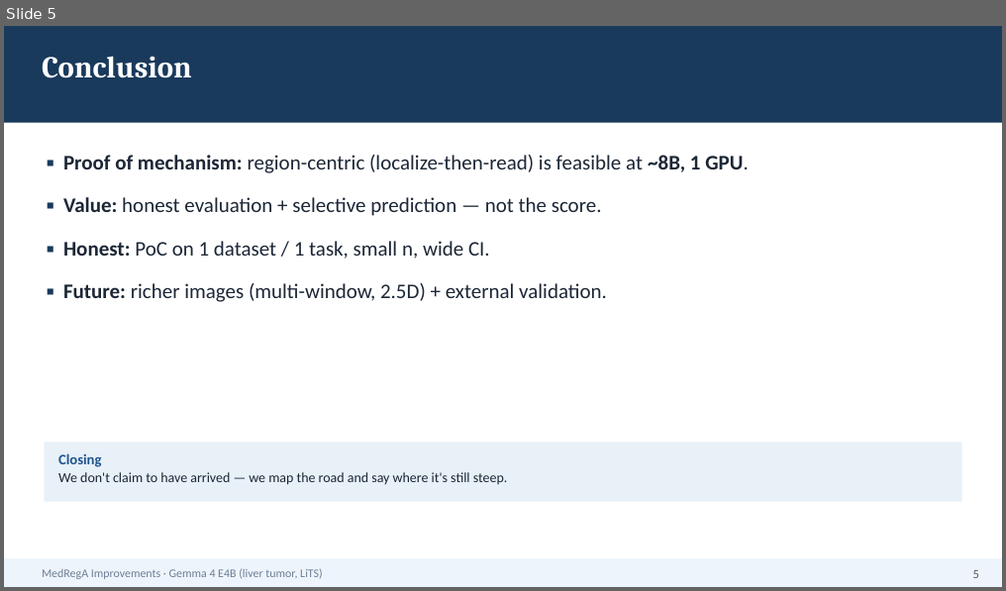
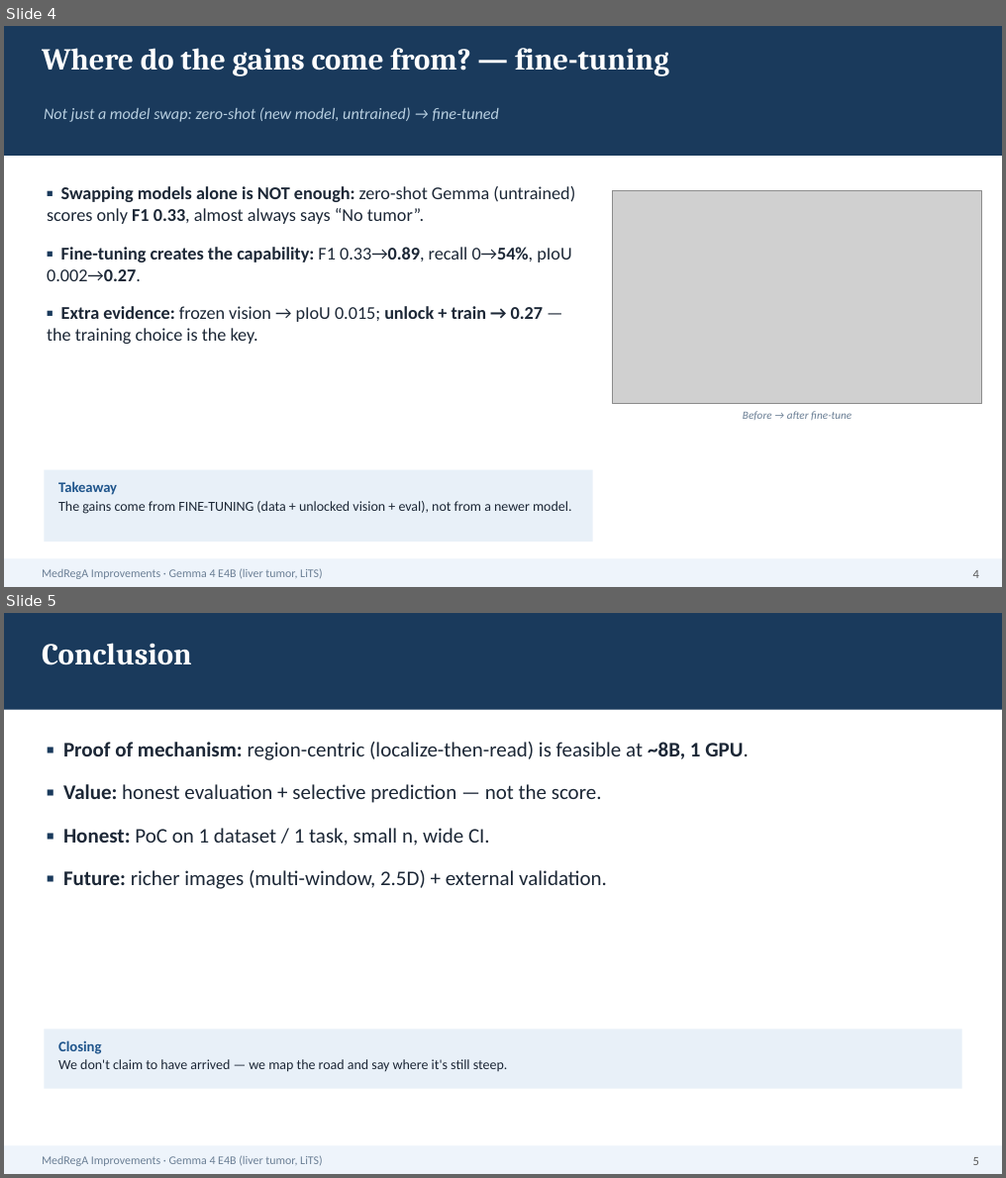
Before and after one commit to HatDuaa/medrega-liver-seminar, a slide deck: seminar/cai_tien/slides_5min_EN.pptx. Shown one above the other, each under a label of ours: slide 5 before the commit, slides 4 and 5 after it. The pictures are 1006x591 and 1006x1178 pixels, drawn with LibreOffice and Linux fonts; fonts in the diff are those of the drawing; grey boxes stand for pictures. Boxes give left, top, right and bottom in pixels: in the first picture for what was removed or moved away, otherwise in the second. Text is boxed around its words. In the diff, an @@ line names an element or a change of style, - is before the commit and + after.

```diff
--- a/seminar/cai_tien/slides_5min_EN.pptx
+++ b/seminar/cai_tien/slides_5min_EN.pptx
@@ slide 4 added at (x1=4, y1=26, x2=1002, y2=587), background #FFFFFF @@
@@ rectangle added at (x1=4, y1=26, x2=1002, y2=156), fill #1A3A5C @@
@@ text added at (x1=42, y1=48, x2=669, y2=76), 22 pt, text #FFFFFF, bold @@
+Where do the gains come from? — fine-tuning
@@ text added at (x1=44, y1=107, x2=499, y2=122), 11.5 pt, text #B8CFE0, italic @@
+Not just a model swap: zero-shot (new model, untrained) → fine-tuned
@@ text added at (x1=47, y1=186, x2=575, y2=344), 13 pt, text #1C2736 @@
+▪ Swapping models alone is NOT enough: zero-shot Gemma (untrained) scores only F1 0.33, almost always says “No tumor”.
+▪ Fine-tuning creates the capability: F1 0.33→0.89, recall 0→54%, pIoU 0.002→0.27.
+▪ Extra evidence: frozen vision → pIoU 0.015; unlock + train → 0.27 — the training choice is the key.
@@ picture added at (x1=613, y1=190, x2=982, y2=404) @@
@@ text added at (x1=743, y1=411, x2=851, y2=420), 8 pt, text #6B7F95, italic @@
+Before → after fine-tune
@@ rectangle added at (x1=44, y1=471, x2=593, y2=542), fill #E8F0F8 @@
@@ text added at (x1=58, y1=481, x2=572, y2=514), 10 pt, text #1C2736 @@
+Takeaway
+The gains come from FINE-TUNING (data + unlocked vision + eval), not from a newer model.
@@ rectangle added at (x1=4, y1=559, x2=1002, y2=587), fill #EEF4FB @@
@@ text added at (x1=42, y1=569, x2=323, y2=579), 8.5 pt, text #6B7F95 @@
+MedRegA Improvements · Gemma 4 E4B (liver tumor, LiTS)
@@ text added at (x1=973, y1=570, x2=979, y2=578), 9 pt, text #5A5A5A @@
+4
```
Also in this commit, not shown: 1 slide changed, 1 slide removed, 2 other files.
